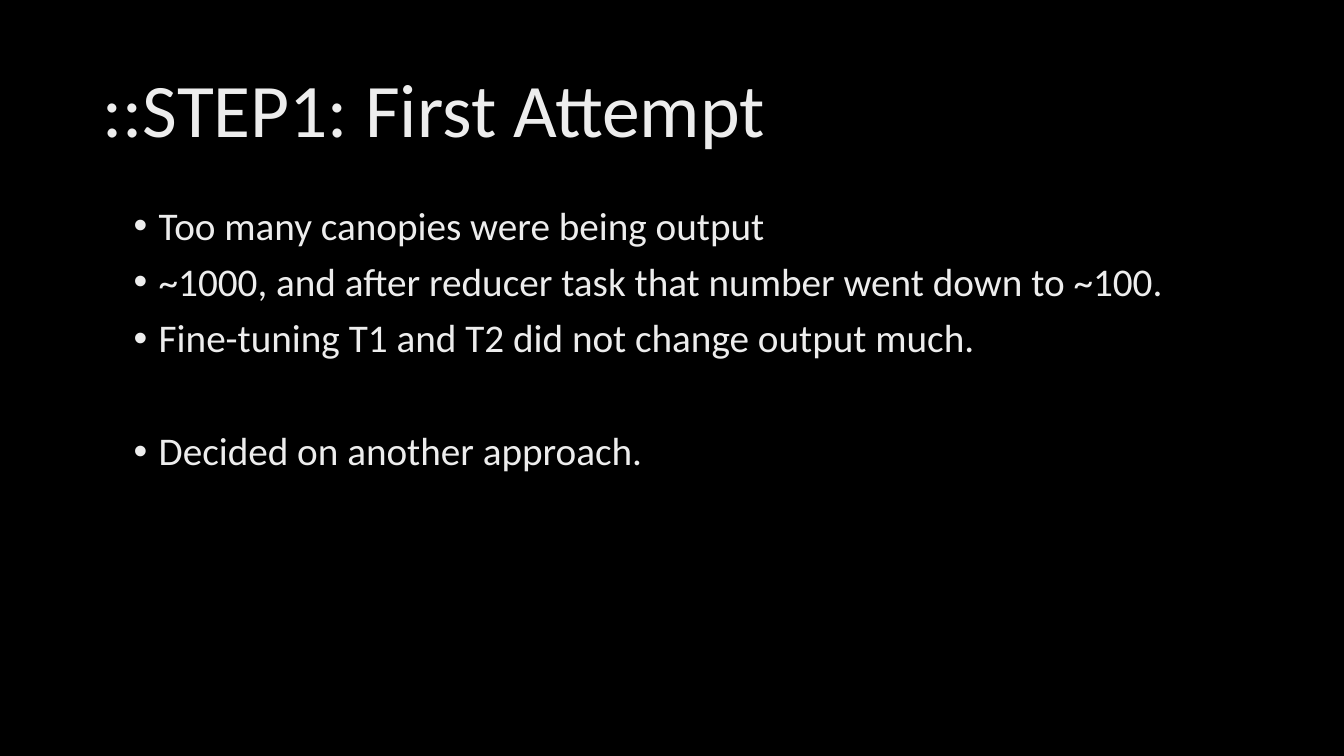
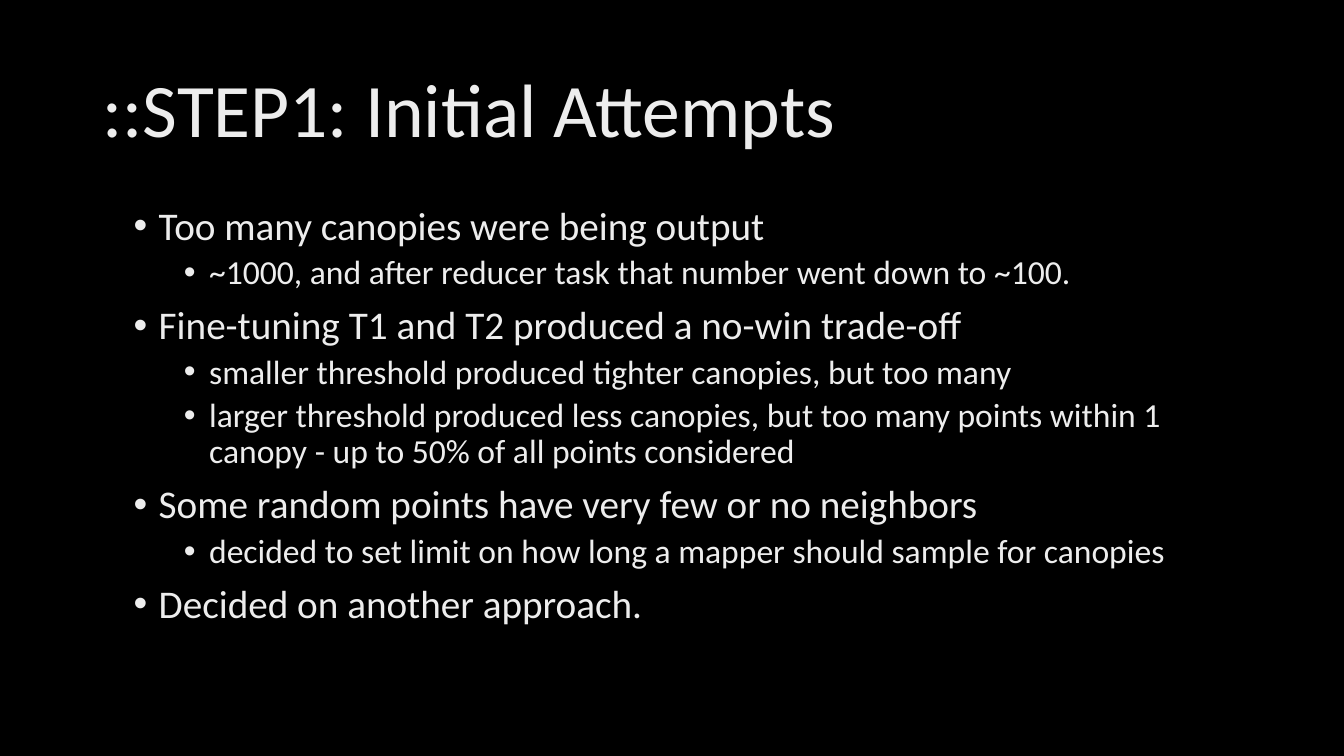
Before and after one commit to ahmed-k/CS757FinalProject, a slide deck: slide 8 of documentation/CS757 - Final Project Presentation.pptx. Drawn at 1344x756 pixels with LibreOffice and Linux fonts; fonts in the diff are those of the drawing; background and template pictures are left out. Boxes give left, top, right and bottom in pixels: in the first picture for what was removed or moved away, otherwise in the second. Text is boxed around its words. In the diff, an @@ line names an element or a change of style, - is before the commit and + after.

```diff
--- a/documentation/CS757 - Final Project Presentation.pptx
+++ b/documentation/CS757 - Final Project Presentation.pptx
@@ title at (x1=102, y1=84, x2=835, y2=150): text changed @@
-::STEP1: First Attempt
+::STEP1: Initial Attempts
@@ text at (x1=209, y1=260, x2=1070, y2=288): size 28 to 24 pt in "~1000, and after reducer task that number ..."; list level 1 to 2 in "~1000, and after reducer task ..." @@
@@ text at (x1=159, y1=311, x2=1165, y2=569): text changed; size 28 to 24 pt @@
-• Fine-tuning T1 and T2 did not change output much.
+• Fine-tuning T1 and T2 produced a no-win trade-off
+  • smaller threshold produced tighter canopies, but too many
+  • larger threshold produced less canopies, but too many points within 1 canopy - up to 50% of all points considered
+• Some random points have very few or no neighbors
+  • decided to set limit on how long a mapper should sample for canopies
```
Also in this commit, not shown: 14 other slides changed, 2 slides added, 1 other file.
